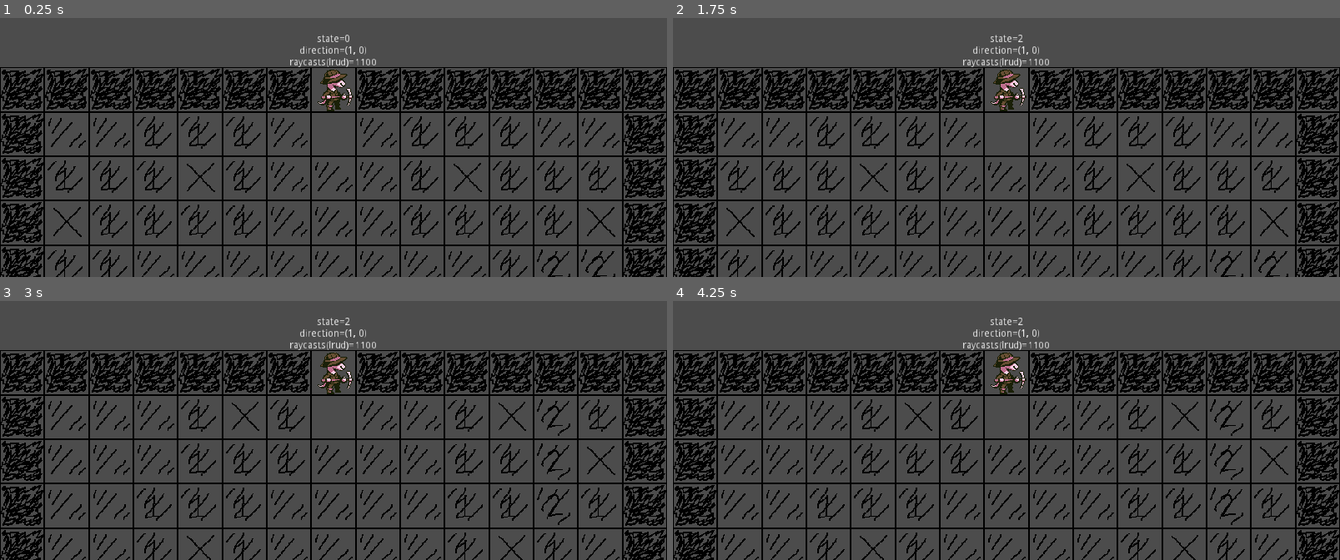
Above: before the commit, frames 1-4 (two rows, left to right).
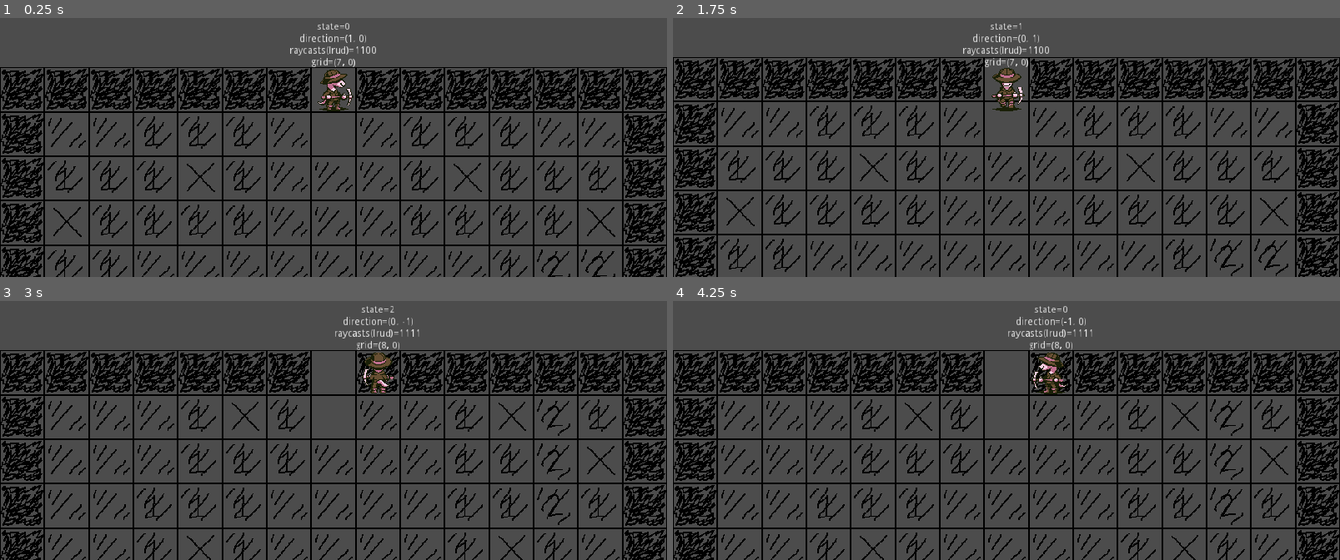
Above: after the commit, the same moments.

Repository: sporktank/gwj45-underground
Game: Godot game, scene res://game.tscn
The game is run twice, just before and just after one commit, with the same random seed, the same clock (stepped at 60 frames per second) and the same inputs.
Inputs:
- Up to frame 1 (0.25 s): no input
- Up to frame 2 (1.75 s): tap Enter at 0.5 s; hold Right (right) 0.53-1.28 s; tap Space (attack) at 0.6, 1.25, 1.35 s; hold Down (down) from 1.28 s (still down)
- Up to frame 3 (3 s): release Down (down) at 2.03 s; hold Right (right) 2.03-2.78 s; tap R at 2.1 s; tap Space (attack) at 2.3, 2.85 s; hold Up (up) from 2.78 s (still down)
- Up to frame 4 (4.25 s): tap Enter at 3.5 s; release Up (up) at 3.53 s; hold Left (left) from 3.53 s (still down); tap Space (attack) at 3.6 s

The runs differ from the first frame. In frame 1, 0.6% of the frame differs, in the area x 43-57%, y 1-37%; in frame 2, 25%, in the area x 0-100%, y 1-100%; in frame 3, 1.6%; in frame 4, 1.6%.

Commit message:
Updated lizards animations.
Start of collision detection.

Diff:
--- a/common/events.gd
+++ b/common/events.gd
@@ -1 +1,4 @@
 extends Node
+
+
+signal lizard_attacked(lizard, x, y)  # (Lizard, int, int)
--- a/lizard.gd
+++ b/lizard.gd
@@ -2,14 +2,15 @@
 class_name Lizard
 
 
-export(float) var walk_speed := 128.0
+export(float) var walk_duration := 0.5
 
 var state: int = Enums.LIZARD_STATE.IDLE
 var direction := Vector2.RIGHT
 var input_dir := Vector2.ZERO
-var initial_position := Vector2.ZERO
+var grid_position := Vector2.ZERO
 
 onready var debug_label := $Debug
+onready var walk_tween := $WalkTween
 onready var anim := $AnimatedSprite
 onready var raycast_left := $RayCasts/Left
 onready var raycast_right := $RayCasts/Right
@@ -17,7 +18,12 @@
 onready var raycast_down := $RayCasts/Down
 
 
-func _physics_process(delta: float) -> void:
+func _ready() -> void:
+	_update_grid_position()
+	_update_anim()
+
+
+func _process(delta: float) -> void:
 
 	var previous_state := state
 	var next_state: int = Enums.LIZARD_STATE.INVALID
@@ -27,36 +33,90 @@
 		Input.get_action_strength("down") - Input.get_action_strength("up")
 	)#.clamped(1.0)
 
-	match state:
-		Enums.LIZARD_STATE.IDLE: next_state = idle(delta)
-		Enums.LIZARD_STATE.WALK: next_state = walk(delta)
-
-	update_anim()
-
-	if next_state != Enums.LIZARD_STATE.INVALID and next_state != previous_state:
-		state = next_state
+	if state == Enums.LIZARD_STATE.IDLE:
+		_check_for_state_change()
 
 	_update_debug_label()
 
 
 func _update_debug_label() -> void:
-	debug_label.text = "state=%s\ndirection=%s\nraycasts(lrud)=%s%s%s%s" % [
+	debug_label.text = "state=%s\ndirection=%s\nraycasts(lrud)=%s%s%s%s\ngrid=%s" % [
 		state, direction,
 		int(raycast_left.is_colliding()), int(raycast_right.is_colliding()),
-		int(raycast_up.is_colliding()), int(raycast_down.is_colliding())
+		int(raycast_up.is_colliding()), int(raycast_down.is_colliding()),
+		grid_position
 	]
 
 
-func snap_to_grid() -> void:
-	position = (position / Global.BLOCK_SIZE).round() * Global.BLOCK_SIZE
+func _update_grid_position() -> void:
+	grid_position = position / Global.BLOCK_SIZE
 
 
-func update_anim() -> void:
+func _check_for_state_change() -> void:
+
+	if input_dir.x < 0:
+		direction = Vector2.LEFT
+		if not raycast_left.is_colliding():
+			_walk()
+			return
+
+	if input_dir.x > 0:
+		direction = Vector2.RIGHT
+		if not raycast_right.is_colliding():
+			_walk()
+			return
+
+	if input_dir.y < 0:
+		direction = Vector2.UP
+		if not raycast_up.is_colliding():
+			_walk()
+			return
+
+	if input_dir.y > 0:
+		direction = Vector2.DOWN
+		if not raycast_down.is_colliding():
+			_walk()
+			return
+
+	if Input.is_action_just_pressed("attack"):
+		_attack()
+		return
+
+	_idle()
+
+
+func _idle() -> void:
+	state = Enums.LIZARD_STATE.IDLE
+	_update_anim()
+
+
+func _walk() -> void:
+	walk_tween.interpolate_property(
+		self,
+		"position",
+		position,
+		position + direction * Global.BLOCK_SIZE,
+		walk_duration,
+		Tween.TRANS_LINEAR,
+		Tween.EASE_IN_OUT
+	)
+	walk_tween.start()
+	state = Enums.LIZARD_STATE.WALK
+	_update_anim()
+
+
+func _attack() -> void:
+	state = Enums.LIZARD_STATE.ATTACK
+	_update_anim()
+
+
+func _update_anim() -> void:
 	var anim_string := ""
 
 	match state:
 		Enums.LIZARD_STATE.IDLE: anim_string = "idle_"
 		Enums.LIZARD_STATE.WALK: anim_string = "walk_"
+		Enums.LIZARD_STATE.ATTACK: anim_string = "attack_"
 
 	if direction == Vector2.LEFT:
 		anim_string += "left"
@@ -75,35 +135,17 @@
 	anim.play(anim_string)
 
 
-func idle(delta: float) -> int:
-
-	if input_dir != Vector2.ZERO:
-		initial_position = position
-		if input_dir.x < 0 and not raycast_left.is_colliding():
-			direction = Vector2.LEFT
-			return Enums.LIZARD_STATE.WALK
-		elif input_dir.x > 0 and not raycast_right.is_colliding():
-			direction = Vector2.RIGHT
-			return Enums.LIZARD_STATE.WALK
-		elif input_dir.y < 0 and not raycast_up.is_colliding():
-			direction = Vector2.UP
-			return Enums.LIZARD_STATE.WALK
-		elif input_dir.y > 0 and not raycast_down.is_colliding():
-			direction = Vector2.DOWN
-			return Enums.LIZARD_STATE.WALK
-
-	if Input.is_action_just_pressed("attack"):
-		return Enums.LIZARD_STATE.ATTACK
-
-	return Enums.LIZARD_STATE.IDLE
+func _on_AnimatedSprite_animation_finished() -> void:
+	match state:
+		Enums.LIZARD_STATE.ATTACK:
+			_check_for_state_change()
 
 
-func walk(delta: float) -> int:
+func _on_AnimatedSprite_frame_changed() -> void:
+	if state == Enums.LIZARD_STATE.ATTACK and anim.frame == 2: # ?!?!
+		Events.emit_signal("lizard_attacked", self, int(grid_position.x + direction.x), int(grid_position.y + direction.y))
 
-	position += direction * walk_speed * delta
 
-	if position.distance_to(initial_position) > Global.BLOCK_SIZE:
-		snap_to_grid()
-		return idle(delta)  # ?!?!
-
-	return Enums.LIZARD_STATE.INVALID
+func _on_WalkTween_tween_all_completed() -> void:
+	_update_grid_position()
+	_check_for_state_change()
--- a/lizard.tscn
+++ b/lizard.tscn
@@ -1,13 +1,11 @@
-[gd_scene load_steps=31 format=2]
+[gd_scene load_steps=40 format=2]
 
-[ext_resource path="res://sprites/lizard/lizard_left.png" type="Texture" id=1]
 [ext_resource path="res://sprites/lizard/lizard_run_front_0003.png" type="Texture" id=2]
 [ext_resource path="res://sprites/lizard/lizard_run_front_0006.png" type="Texture" id=3]
 [ext_resource path="res://sprites/lizard/lizard_run_front_0004.png" type="Texture" id=4]
 [ext_resource path="res://sprites/lizard/lizard_run_front_0007.png" type="Texture" id=5]
 [ext_resource path="res://sprites/lizard/lizard_run_front_0005.png" type="Texture" id=6]
 [ext_resource path="res://sprites/lizard/lizard_run_front_0002.png" type="Texture" id=7]
-[ext_resource path="res://sprites/lizard/lizard_front.png" type="Texture" id=8]
 [ext_resource path="res://sprites/lizard/lizard_run_back_0004.png" type="Texture" id=9]
 [ext_resource path="res://sprites/lizard/lizard_run_back_0003.png" type="Texture" id=10]
 [ext_resource path="res://sprites/lizard/lizard_run_front_0001.png" type="Texture" id=11]
@@ -20,7 +18,6 @@
 [ext_resource path="res://sprites/lizard/lizard_run_front_0000.png" type="Texture" id=18]
 [ext_resource path="res://sprites/lizard/lizard_run_left_0006.png" type="Texture" id=19]
 [ext_resource path="res://sprites/lizard/lizard_run_left_0003.png" type="Texture" id=20]
-[ext_resource path="res://sprites/lizard/lizard_back.png" type="Texture" id=21]
 [ext_resource path="res://sprites/lizard/lizard_run_back_0001.png" type="Texture" id=22]
 [ext_resource path="res://sprites/lizard/lizard_run_back_0002.png" type="Texture" id=23]
 [ext_resource path="res://sprites/lizard/lizard_run_left_0007.png" type="Texture" id=24]
@@ -28,6 +25,18 @@
 [ext_resource path="res://sprites/lizard/lizard_run_left_0001.png" type="Texture" id=26]
 [ext_resource path="res://sprites/lizard/lizard_run_left_0000.png" type="Texture" id=27]
 [ext_resource path="res://lizard.gd" type="Script" id=28]
+[ext_resource path="res://sprites/lizard/lizard_attack_front_0001.png" type="Texture" id=29]
+[ext_resource path="res://sprites/lizard/lizard_attack_front_0002.png" type="Texture" id=30]
+[ext_resource path="res://sprites/lizard/lizard_attack_front_0003.png" type="Texture" id=31]
+[ext_resource path="res://sprites/lizard/lizard_attack_front_0000.png" type="Texture" id=32]
+[ext_resource path="res://sprites/lizard/lizard_attack_left_0000.png" type="Texture" id=33]
+[ext_resource path="res://sprites/lizard/lizard_attack_back_0000.png" type="Texture" id=34]
+[ext_resource path="res://sprites/lizard/lizard_attack_back_0003.png" type="Texture" id=35]
+[ext_resource path="res://sprites/lizard/lizard_attack_back_0002.png" type="Texture" id=36]
+[ext_resource path="res://sprites/lizard/lizard_attack_left_0001.png" type="Texture" id=37]
+[ext_resource path="res://sprites/lizard/lizard_attack_back_0001.png" type="Texture" id=38]
+[ext_resource path="res://sprites/lizard/lizard_attack_left_0003.png" type="Texture" id=39]
+[ext_resource path="res://sprites/lizard/lizard_attack_left_0002.png" type="Texture" id=40]
 
 [sub_resource type="SpriteFrames" id=1]
 animations = [ {
@@ -36,7 +45,7 @@
 "name": "walk_left",
 "speed": 12.0
 }, {
-"frames": [ ExtResource( 1 ) ],
+"frames": [ ExtResource( 27 ) ],
 "loop": true,
 "name": "idle_left",
 "speed": 12.0
@@ -46,12 +55,12 @@
 "name": "walk_down",
 "speed": 12.0
 }, {
-"frames": [ ExtResource( 21 ) ],
+"frames": [ ExtResource( 13 ) ],
 "loop": true,
 "name": "idle_up",
 "speed": 12.0
 }, {
-"frames": [ ExtResource( 8 ) ],
+"frames": [ ExtResource( 18 ) ],
 "loop": true,
 "name": "idle_down",
 "speed": 12.0
@@ -59,6 +68,21 @@
 "frames": [ ExtResource( 13 ), ExtResource( 22 ), ExtResource( 23 ), ExtResource( 10 ), ExtResource( 9 ), ExtResource( 17 ), ExtResource( 16 ), ExtResource( 14 ) ],
 "loop": true,
 "name": "walk_up",
+"speed": 12.0
+}, {
+"frames": [ ExtResource( 32 ), ExtResource( 29 ), ExtResource( 30 ), ExtResource( 31 ) ],
+"loop": false,
+"name": "attack_down",
+"speed": 12.0
+}, {
+"frames": [ ExtResource( 34 ), ExtResource( 38 ), ExtResource( 36 ), ExtResource( 35 ) ],
+"loop": false,
+"name": "attack_up",
+"speed": 12.0
+}, {
+"frames": [ ExtResource( 33 ), ExtResource( 37 ), ExtResource( 40 ), ExtResource( 39 ) ],
+"loop": false,
+"name": "attack_left",
 "speed": 12.0
 } ]
 
@@ -68,9 +92,11 @@
 [node name="Lizard" type="Area2D"]
 script = ExtResource( 28 )
 
+[node name="WalkTween" type="Tween" parent="."]
+
 [node name="AnimatedSprite" type="AnimatedSprite" parent="."]
 frames = SubResource( 1 )
-animation = "idle_down"
+animation = "attack_up"
 centered = false
 
 [node name="Debug" type="Label" parent="."]
@@ -106,3 +132,7 @@
 [node name="Left" type="RayCast2D" parent="RayCasts"]
 enabled = true
 cast_to = Vector2( -64, 0 )
+
+[connection signal="tween_all_completed" from="WalkTween" to="." method="_on_WalkTween_tween_all_completed"]
+[connection signal="animation_finished" from="AnimatedSprite" to="." method="_on_AnimatedSprite_animation_finished"]
+[connection signal="frame_changed" from="AnimatedSprite" to="." method="_on_AnimatedSprite_frame_changed"]
--- a/mine.gd
+++ b/mine.gd
@@ -15,6 +15,8 @@
 
 
 func _ready() -> void:
+	Events.connect("lizard_attacked", self, "_on_lizard_attacked")
+
 	generate()
 
 
@@ -42,7 +44,7 @@
 
 		y_offset += section_height
 
-	# Enforce some structures.
+	# Enforce some structure.
 	block_map[7][0].is_border = false
 	block_map[7][0].is_mine = false
 	block_map[7][0].solid = false ; block_map[7][1].solid = false
@@ -59,7 +61,7 @@
 						if dx != 0 or dy != 0:
 							block_map[x+dx][y+dy].number += 1
 
-	# Set debug tiles.
+	# Setup tilemaps.
 	for y in height:
 		for x in width:
 			set_block(x, y, block_map[x][y])
@@ -76,3 +78,10 @@
 		return 19
 	else:
 		return block.number + 10 * int(block.solid)
+
+
+func _on_lizard_attacked(lizard: Lizard, x: int, y: int) -> void:
+	if x < 0 or y < 0 or x >= width or y >= height:
+		return
+
+	var block := (block_map[x][y] as Block)
Binary file added: screenshots/screenshot2-ipad.png
Binary file added: screenshots/screenshot2-iphone-55.png
Binary file added: screenshots/screenshot2-iphone-65.png
Binary file added: screenshots/screenshot2-normal.png
Binary file added: sprites/lizard/lizard_attack_back_0000.png
Not shown, added: sprites/lizard/lizard_attack_back_0000.png.import
Binary file added: sprites/lizard/lizard_attack_back_0001.png
Not shown, added: sprites/lizard/lizard_attack_back_0001.png.import
Binary file added: sprites/lizard/lizard_attack_back_0002.png
Not shown, added: sprites/lizard/lizard_attack_back_0002.png.import
Binary file added: sprites/lizard/lizard_attack_back_0003.png
Not shown, added: sprites/lizard/lizard_attack_back_0003.png.import
(and 40 more such lines)
